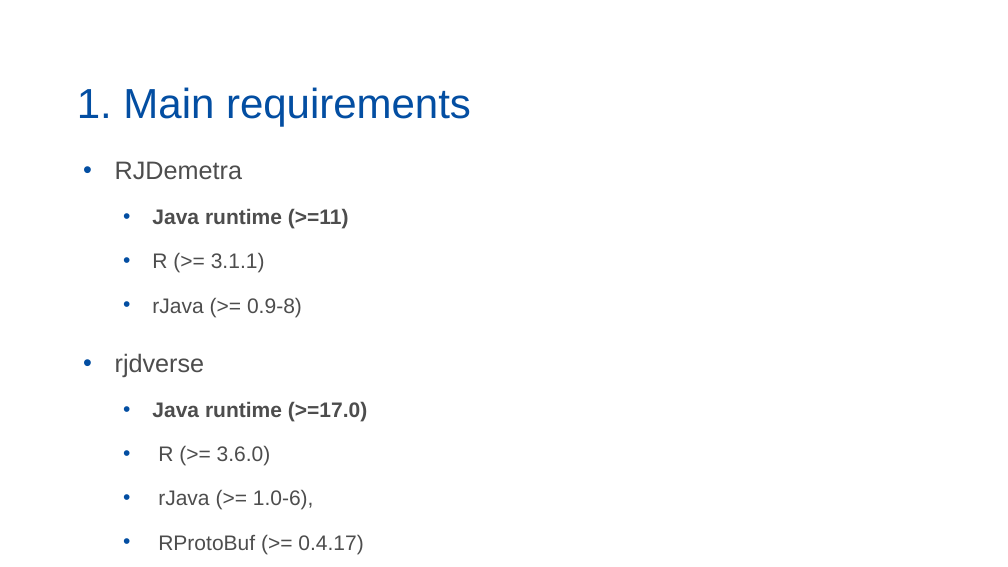
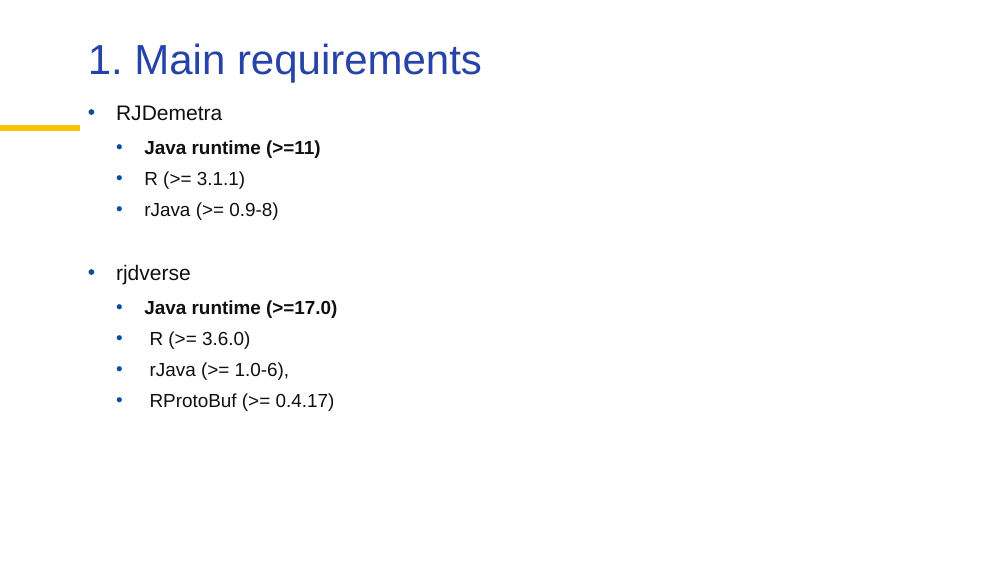
Before and after one commit to palatej/ESTP2026, a slide deck: slide 2 of 1.3 JD+ and R.pptx. Drawn at 1008x567 pixels with LibreOffice and Linux fonts; fonts in the diff are those of the drawing; background and template pictures are left out. Boxes give left, top, right and bottom in pixels: in the first picture for what was removed or moved away, otherwise in the second. Text is boxed around its words. In the diff, an @@ line names an element or a change of style, - is before the commit and + after.

```diff
--- a/1.3 JD+ and R.pptx
+++ b/1.3 JD+ and R.pptx
@@ title "1. Main requirements": place and size @@
-title "1. Main requirements" at (77,87,471,127)
+title "1. Main requirements" at (88,43,482,82)
@@ title "1. Main requirements" at (88,43,482,82): text colour #034EA2 to #2644A7; vertical alignment bottom to top @@
@@ text "RJDemetra": place and size @@
-text "RJDemetra" at (115,161,367,554)
+text "RJDemetra" at (116,105,337,411)
@@ text "RJDemetra" at (116,105,337,411): size 24 to 20 pt in "RJDemetra", "rjdverse"; text colour #4D4D4D to #101010; size 20 to 18 pt in "Java runtime (>=11)", "R (>= 3.1.1)", "rJava (>= 0.9-8)", "Java runtime (>=17.0)" and 3 more places; indent changed; line spacing 1 to 0.9; more space between paragraphs; less space between paragraphs @@
@@ line added from (0, 129) to (80, 129), #FFC000 6 pt @@
```
Also in this commit, not shown: 7 other slides changed, 2 slides added, 26 other files.
